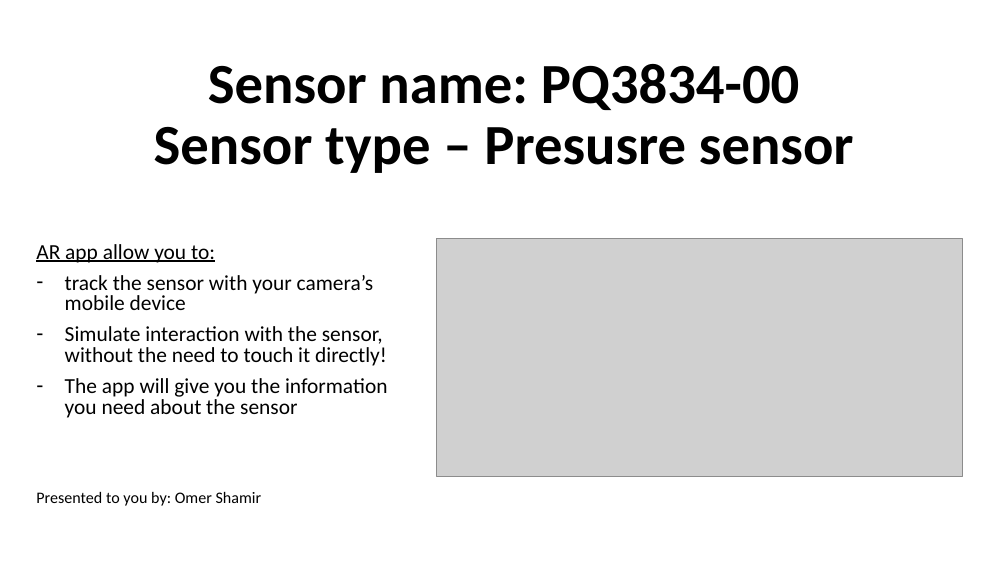
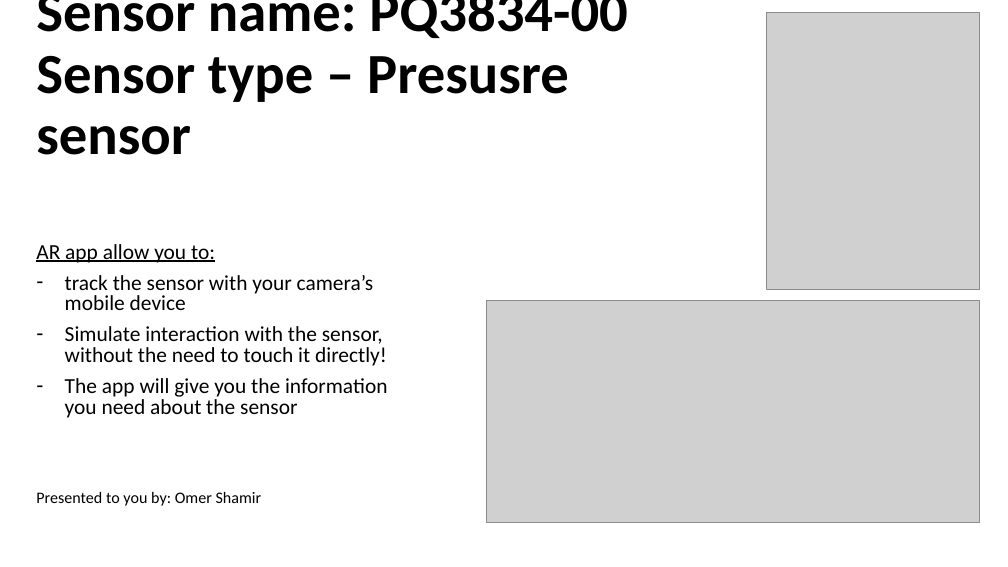
Before and after one commit to ommersh/PressureSensorAR, a slide deck: slide 1 of Poster.pptx. Drawn at 1008x567 pixels with LibreOffice and Linux fonts; fonts in the diff are those of the drawing; grey boxes stand for pictures. Boxes give left, top, right and bottom in pixels: in the first picture for what was removed or moved away, otherwise in the second. Text is boxed around its words. In the diff, an @@ line names an element or a change of style, - is before the commit and + after.

Commit message:
- Add video of the app usage in the actual lab - Update poster with QR code

```diff
--- a/Poster.pptx
+++ b/Poster.pptx
@@ title "Sensor name: PQ3834-00 Sensor type ...": place and size @@
-title "Sensor name: PQ3834-00 Sensor type ..." at <box>154,64,854,173</box>
+title "Sensor name: PQ3834-00 Sensor type ..." at <box>36,0,628,155</box>
@@ title "Sensor name: PQ3834-00 Sensor type ..." at <box>36,0,628,155</box>: alignment centre to left @@
@@ picture added at <box>767,13,980,290</box> @@
@@ picture: place and size @@
-picture at <box>436,239,963,476</box>
+picture at <box>487,301,979,523</box>
```
Also in this commit, not shown: 1 other file.
